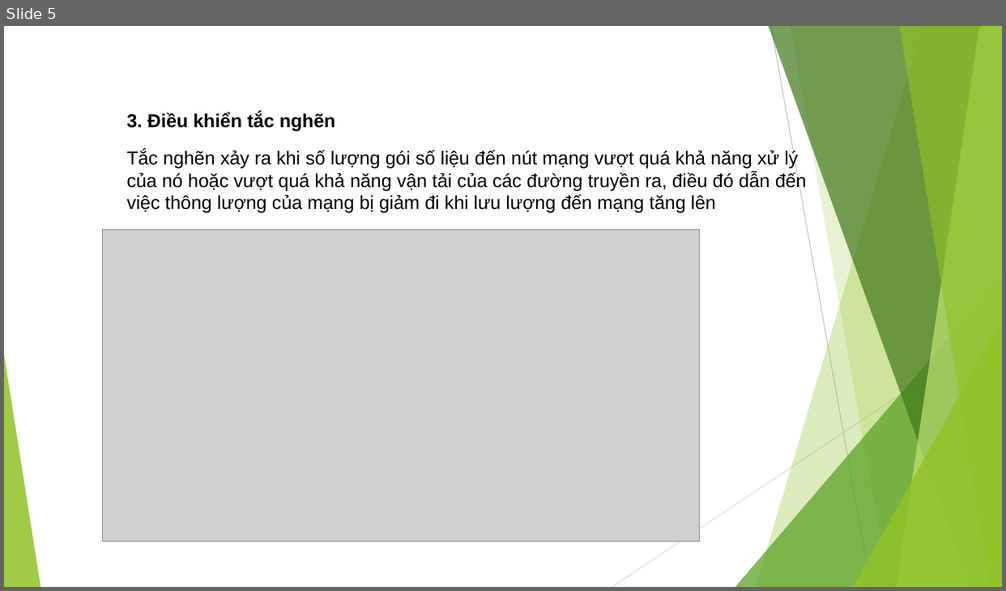
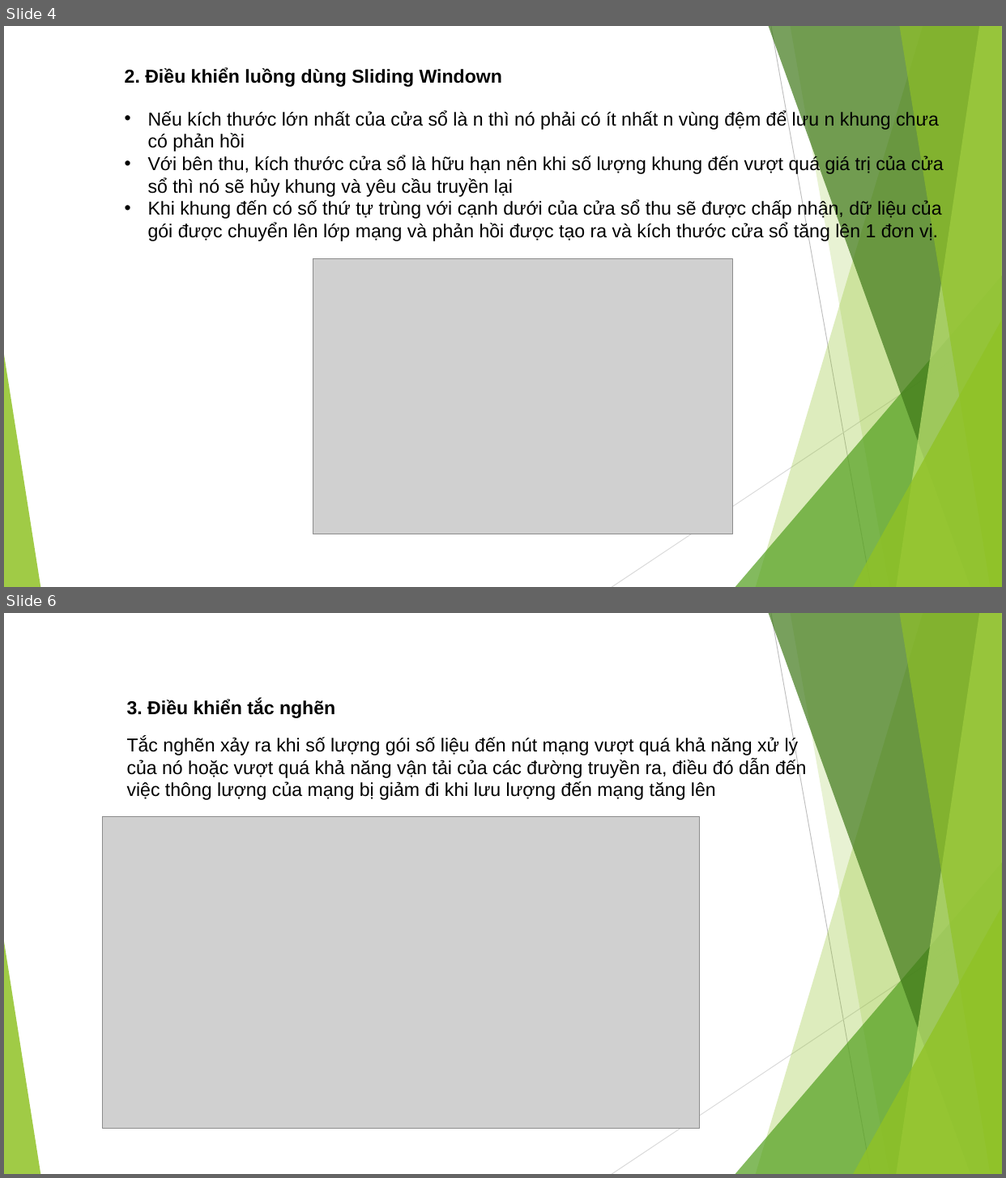
Before and after one commit to DuongNV24/duongnguyen-document, a slide deck: Network.pptx. Shown one above the other, each under a label of ours: slide 5 before the commit, slides 4 and 6 after it; the slides between them are not shown. The pictures are 1006x591 and 1006x1178 pixels, drawn with LibreOffice and Linux fonts; fonts in the diff are those of the drawing; grey boxes stand for pictures. Boxes give left, top, right and bottom in pixels: in the first picture for what was removed or moved away, otherwise in the second. Text is boxed around its words. In the diff, an @@ line names an element or a change of style, - is before the commit and + after.

```diff
--- a/Network.pptx
+++ b/Network.pptx
@@ slide 4 added at (4,26,1002,587), background #FFFFFF; not listed: 10 template elements that a slide beside it also shows @@
@@ text added at (125,68,502,87), 18 pt, text #000000, bold @@
+2. Điều khiển luồng dùng Sliding Windown
@@ text added at (148,110,944,242), 18 pt, text #000000 @@
+• Nếu kích thước lớn nhất của cửa sổ là n thì nó phải có ít nhất n vùng đệm để lưu n khung chưa có phản hồi
+• Với bên thu, kích thước cửa sổ là hữu hạn nên khi số lượng khung đến vượt quá giá trị của cửa sổ thì nó sẽ hủy khung và yêu cầu truyền lại
+• Khi khung đến có số thứ tự trùng với cạnh dưới của cửa sổ thu sẽ được chấp nhận, dữ liệu của gói được chuyển lên lớp mạng và phản hồi được tạo ra và kích thước cửa sổ tăng lên 1 đơn vị.
@@ picture added at (313,258,733,534) @@
@@ what was slide 5 is now slide 6 @@
```
Also in this commit, not shown: 1 slide changed, 2 other slides added, 2 slides removed.
